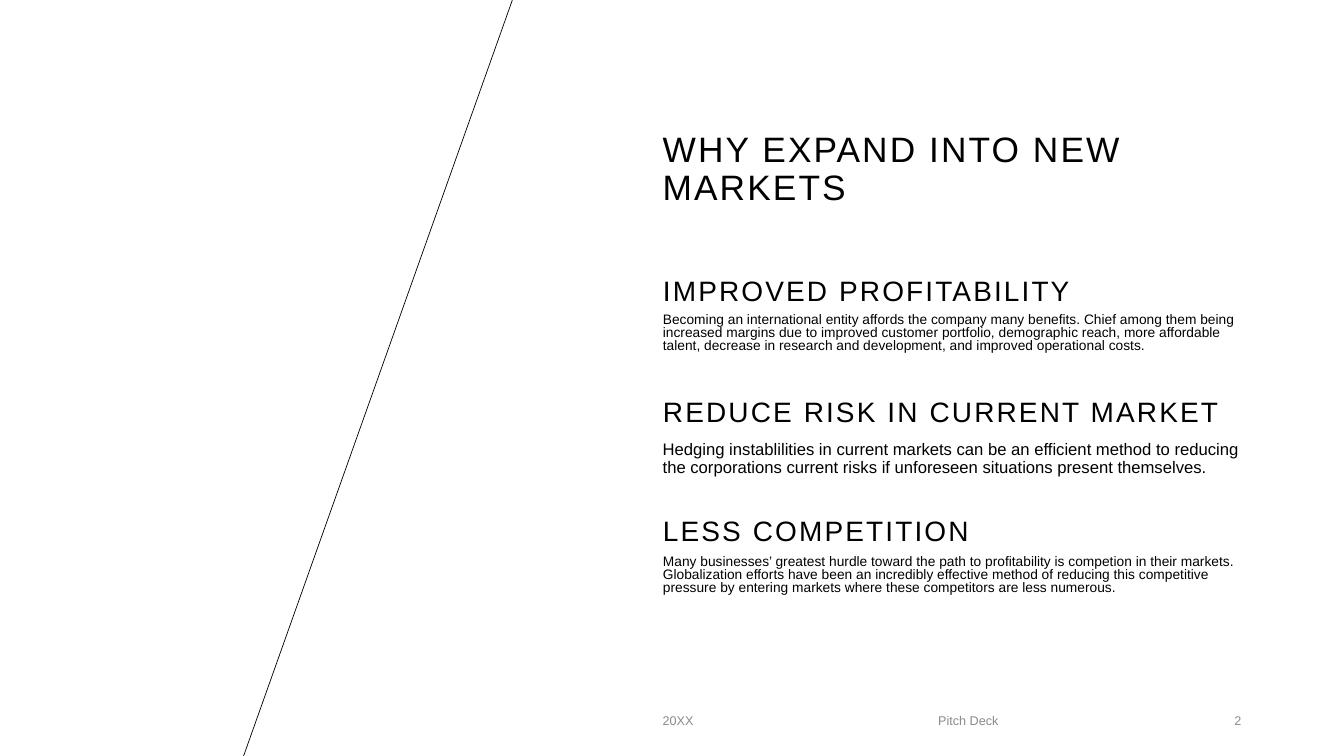
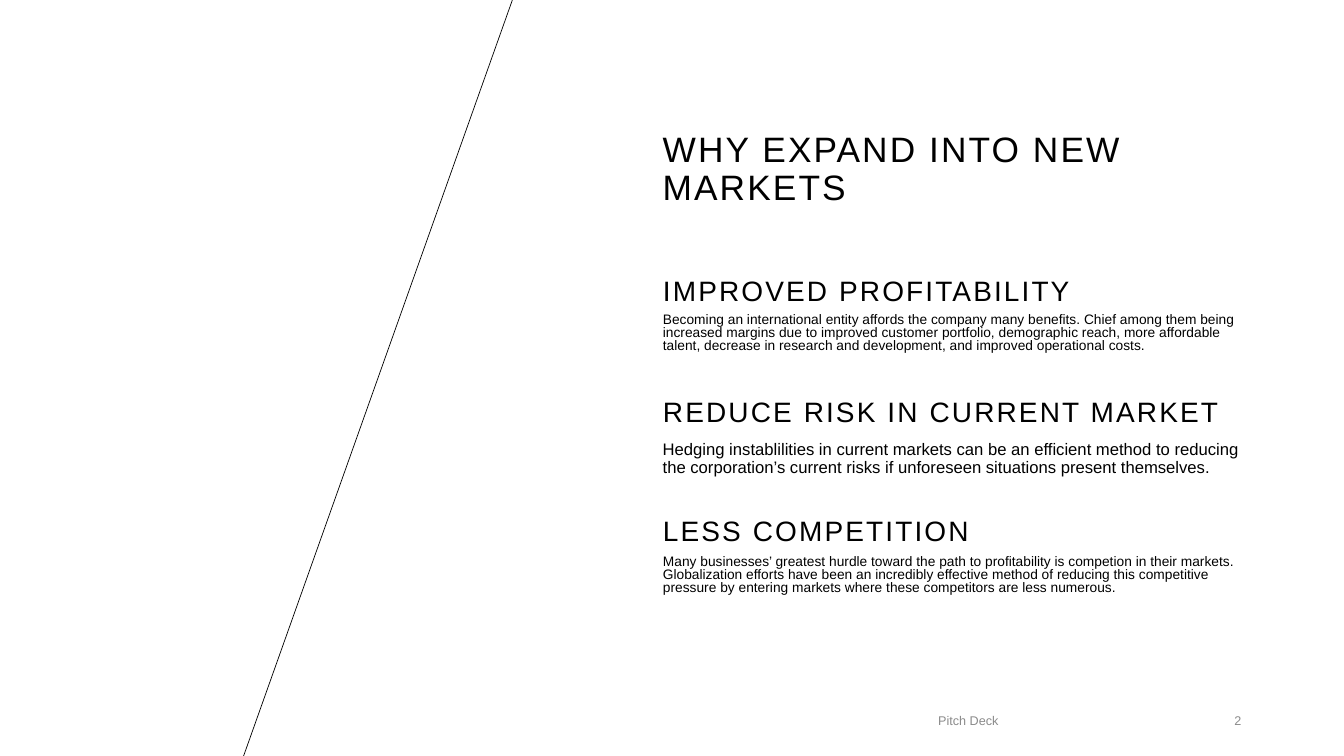
Before and after one commit to Kaneaug/DAproject, a slide deck: slide 2 of DAPowerpoint.pptx. Drawn at 1344x756 pixels with LibreOffice and Linux fonts; fonts in the diff are those of the drawing; background and template pictures are left out. Boxes give left, top, right and bottom in pixels: in the first picture for what was removed or moved away, otherwise in the second. Text is boxed around its words. In the diff, an @@ line names an element or a change of style, - is before the commit and + after.

```diff
--- a/DAPowerpoint.pptx
+++ b/DAPowerpoint.pptx
@@ text at bbox=[663, 443, 1239, 477]: text changed @@
-Hedging instablilities in current markets can be an efficient method to reducing the corporations current risks if unforeseen situations present themselves.
+Hedging instablilities in current markets can be an efficient method to reducing the corporation’s current risks if unforeseen situations present themselves.
@@ text removed at bbox=[663, 716, 694, 725] @@
-20XX
```
Also in this commit, not shown: 5 other slides changed, 5 slides added, 14 slides removed, 4 other files.
